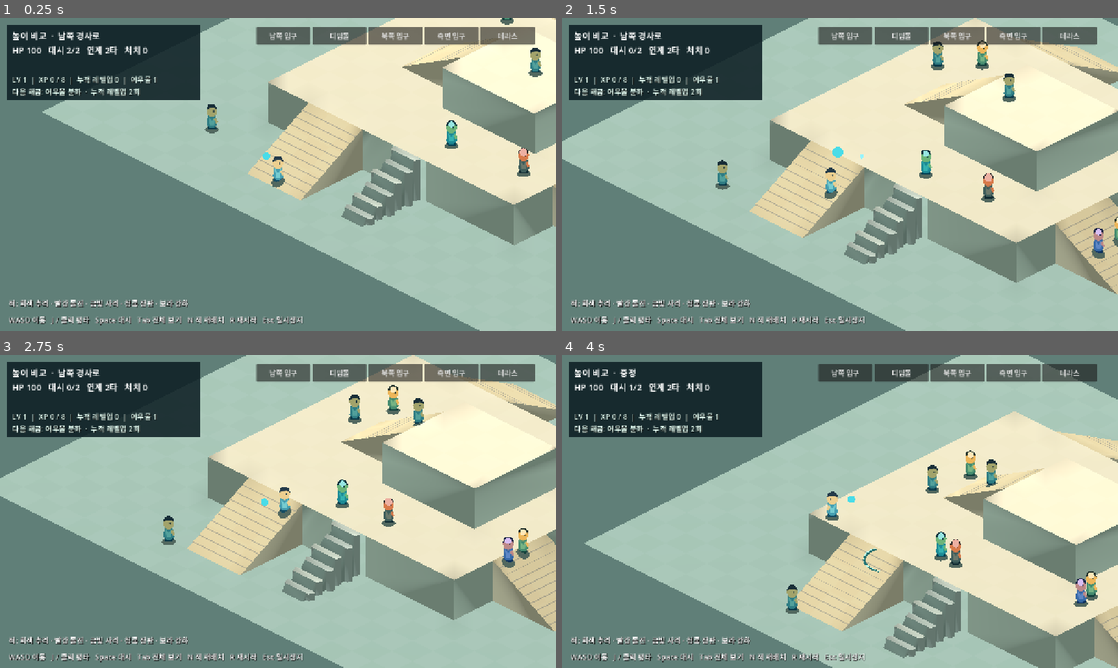
Above: before the commit, frames 1-4 (two rows, left to right).
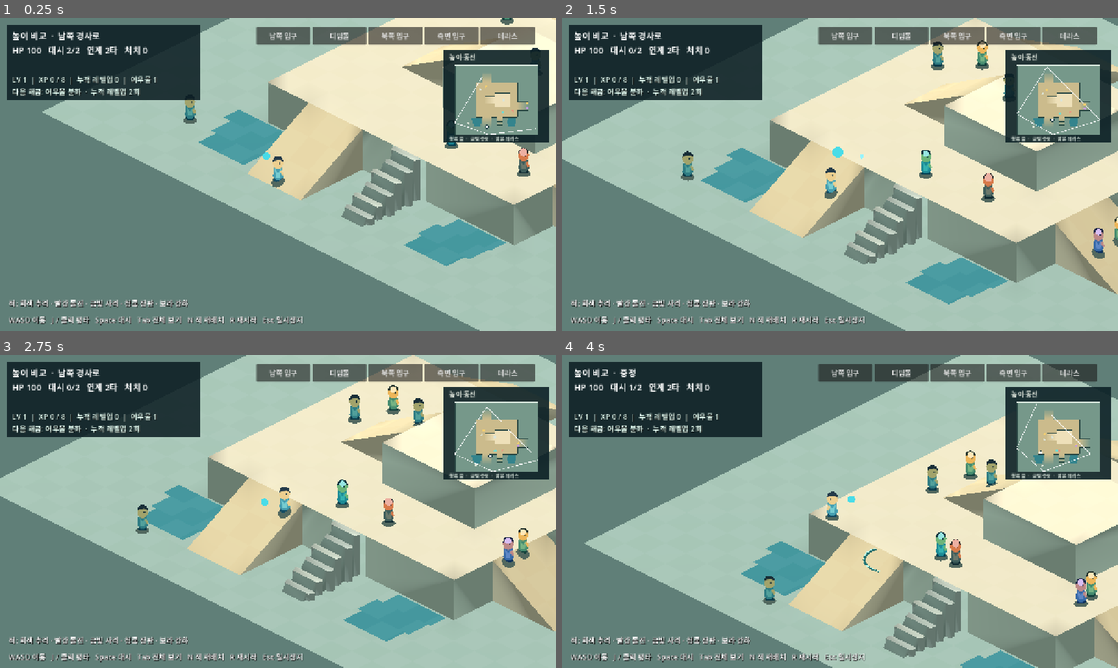
Above: after the commit, the same moments.

Repository: noru358/new-game
Game: Godot game, scene res://game/hybrid_height.tscn
The game is run twice, just before and just after one commit, with the same random seed, the same clock (stepped at 60 frames per second) and the same inputs. This scene is started directly instead of the project's main scene.
Inputs (mouse positions are in pixels of both pictures, inside the frame that each line leads up to):
- Up to frame 1 (0.25 s): no input
- Up to frame 2 (1.5 s): tap Enter at 0.5 s; move the mouse to (962, 158) at 0.52 s; hold D (move_right) 0.53-1.28 s; hold J (attack) 0.53-1.28 s; click (962, 158) at 0.67 s; tap Space (dash) at 0.8, 1.35 s; move the mouse to (728, 190) at 1.27 s; hold S (move_down) from 1.28 s (still down); click (728, 190) at 1.42 s
- Up to frame 3 (2.75 s): tap J (attack) at 1.55 s; move the mouse to (333, 442) at 2.02 s; release S (move_down) at 2.03 s; hold D (move_right) from 2.03 s (still down); hold J (attack) from 2.03 s (still down); click (333, 442) at 2.17 s; tap Space (dash) at 2.3 s
- Up to frame 4 (4 s): move the mouse to (812, 574) at 2.77 s; release D (move_right) at 2.78 s; release J (attack) at 2.78 s; hold W (move_up) 2.78-3.53 s; tap Space (dash) at 2.85 s; click (812, 574) at 2.92 s; tap J (attack) at 3.05 s; move the mouse to (1006, 558) at 3.52 s; hold A (move_left) from 3.53 s (still down); hold Space (dash) from 3.53 s (still down); tap 1 at 3.6 s; click (1006, 558) at 3.67 s

The runs differ from the first frame. In frame 1, 8.5% of the frame differs, in the area x 33-100%, y 0-80%; in frame 2, 9.0%; in frame 3, 9.1%, in the area x 24-100%, y 8-92%; in frame 4, 7.9%.

Commit message:
Build hybrid court water routes and minimap

Diff:
--- a/game/hybrid_height.gd
+++ b/game/hybrid_height.gd
@@ -4,11 +4,12 @@
 const PlayerScene = preload("res://game/player.tscn")
 const EnemyScene = preload("res://game/enemy.tscn")
 const GrowthScript = preload("res://game/run_growth.gd")
+const MinimapScript = preload("res://game/hybrid_minimap.gd")
 const ActorTexture = preload("res://game/hybrid_actor.svg")
 const COMBAT_CAMERA_SIZE := 10.8
 const OVERVIEW_CAMERA_SIZE := 30.0
 const ACTOR_CLEARANCE := 30.0
-const ENEMY_POINTS := [Vector2(480, 1660), Vector2(720, 680), Vector2(1430, 1000), Vector2(1700, 1320), Vector2(2100, 1100), Vector2(890, 600), Vector2(1380, 1360), Vector2(2100, 1240)]
+const ENEMY_POINTS := [Vector2(390, 1660), Vector2(720, 680), Vector2(1430, 1000), Vector2(1700, 1320), Vector2(2100, 1100), Vector2(890, 600), Vector2(1380, 1360), Vector2(2100, 1240)]
 const ENEMY_ROLES := [TrainingEnemy.Role.FRAGMENT, TrainingEnemy.Role.FRAGMENT, TrainingEnemy.Role.FRAGMENT, TrainingEnemy.Role.BEAST, TrainingEnemy.Role.LAMP, TrainingEnemy.Role.LAMP, TrainingEnemy.Role.ZONE, TrainingEnemy.Role.SUPPORT]
 const ENEMY_HEALTH := [22.0, 22.0, 22.0, 45.0, 30.0, 30.0, 32.0, 36.0]
 var terrain := Terrain.new()
@@ -34,6 +35,7 @@
 var warning_vertex_count := 0
 var seal_visual: MeshInstance3D
 var hud: Label
+var minimap: Control
 var pause_label: Label
 var pause_backdrop: ColorRect
 var overview := false
@@ -48,7 +50,7 @@
 var current_attack_direction := Vector2.RIGHT
 
 func _ready() -> void:
-	get_window().title = "Loop Conquest — Hybrid Height v06"
+	get_window().title = "Loop Conquest — Hybrid Court v07"
 	process_mode = Node.PROCESS_MODE_ALWAYS
 	process_physics_priority = 100
 	_register_inputs()
@@ -61,7 +63,7 @@
 	var obstacles: Array = []
 	for area in terrain.barriers():
 		var block := TempleBlock.new()
-		block.setup(area, false)
+		block.setup(area, terrain.water_areas.has(area))
 		simulation.add_child(block)
 		obstacles.append(block)
 	navigation.agent_radius = ACTOR_CLEARANCE
@@ -136,7 +138,7 @@
 	get_window().focus_exited.connect(func():
 		if not growth.choosing: _set_paused(true)
 	)
-	print("Hybrid height v06 ready: automatic XP, clear warnings, slope pull and facing wisps")
+	print("Hybrid court v07 ready: water approaches, height minimap and clear ramps")
 
 func _register_inputs() -> void:
 	var keys := {"move_left": KEY_A, "move_right": KEY_D, "move_up": KEY_W, "move_down": KEY_S, "attack": KEY_J, "dash": KEY_SPACE}
@@ -238,6 +240,8 @@
 	var st := SurfaceTool.new()
 	st.begin(Mesh.PRIMITIVE_TRIANGLES)
 	_top(st, Rect2(Vector2.ZERO, Terrain.SIZE), func(_p): return 0.0, Color("93afa1"))
+	for water in terrain.water_areas:
+		_top(st, water, func(_p): return 1.0, Color("39858b"))
 	for plateau in terrain.plateaus:
 		var elevation := func(_p): return plateau.height
 		_top(st, plateau.area, elevation, Color("d6cfb1") if plateau.height == 160 else Color("e7ddbd"))
@@ -249,13 +253,6 @@
 		var elevation := func(p): return terrain.ramp_height(ramp, p)
 		_top(st, ramp.area, elevation, Color("c9bb91"))
 		_sides(st, ramp.area, elevation, minf(ramp.from, ramp.to), Color("8c8e77"), {}, ["north", "south"] if ramp.axis == 1 else ["west", "east"])
-		# Thin transverse bands follow the inclined surface; they are not flat diamonds.
-		var area: Rect2 = ramp.area
-		for i in range(1, 10):
-			var band := area
-			band.position[ramp.axis] += area.size[ramp.axis] * float(i) / 10.0
-			band.size[ramp.axis] = 3
-			_top(st, band, func(p): return terrain.ramp_height(ramp, p) + 0.5, Color("9a957f"))
 	st.generate_normals()
 	terrain_mesh = MeshInstance3D.new()
 	terrain_mesh.mesh = st.commit()
@@ -752,6 +749,11 @@
 	hud.position = Vector2(28, 25)
 	hud.add_theme_font_size_override("font_size", 20)
 	canvas.add_child(hud)
+	minimap = MinimapScript.new()
+	minimap.position = Vector2(1022, 74)
+	minimap.size = Vector2(242, 213)
+	minimap.setup(self)
+	canvas.add_child(minimap)
 	var help := Label.new()
 	help.text = "WASD 이동   J / 클릭 평타   Space 대시   Tab 전체 보기   N 적 재배치   R 재시작   Esc 일시정지"
 	help.position = Vector2(20, 681)
--- /dev/null
+++ b/game/hybrid_minimap.gd
@@ -0,0 +1,111 @@
+class_name HybridMinimap
+extends Control
+
+const Terrain = preload("res://game/hybrid_terrain.gd")
+
+var arena: Node3D
+var refresh_time := 0.0
+
+
+func setup(new_arena: Node3D) -> void:
+	arena = new_arena
+	mouse_filter = Control.MOUSE_FILTER_IGNORE
+	clip_contents = true
+
+
+func _process(delta: float) -> void:
+	refresh_time -= delta
+	if refresh_time <= 0.0:
+		refresh_time = 0.08
+		queue_redraw()
+
+
+func _draw() -> void:
+	if not is_instance_valid(arena):
+		return
+	var map := _map_bounds()
+	draw_rect(Rect2(Vector2.ZERO, size), Color(0.05, 0.13, 0.15, 0.91))
+	draw_string(get_theme_default_font(), Vector2(12, 22), "높이·동선", HORIZONTAL_ALIGNMENT_LEFT, -1, 15, Color("e9eee4"))
+	draw_rect(map, Color("76988a"))
+	for water in arena.terrain.water_areas:
+		_draw_world_rect(water, Color("34848d"))
+	for plateau in arena.terrain.plateaus:
+		_draw_world_rect(plateau.area, _height_color(plateau.height))
+	for ramp in arena.terrain.ramps:
+		var area: Rect2 = ramp.area
+		var pieces: int = Terrain.STONE_COUNT if ramp.get("kind", "") == "stepping_stones" else 10
+		for i in pieces:
+			var piece := area
+			piece.position[ramp.axis] += area.size[ramp.axis] * float(i) / pieces
+			piece.size[ramp.axis] = area.size[ramp.axis] / pieces
+			var middle := piece.get_center()
+			_draw_world_rect(piece, _height_color(arena.terrain.ramp_height(ramp, middle)))
+		if ramp.get("kind", "") == "stepping_stones":
+			for i in range(1, Terrain.STONE_COUNT):
+				var seam := area.position.y + area.size.y * float(i) / Terrain.STONE_COUNT
+				_draw_world_line(Vector2(area.position.x, seam), Vector2(area.end.x, seam), Color("244742"), 1.1)
+	for barrier in arena.terrain.barriers():
+		if arena.terrain.water_areas.has(barrier):
+			continue
+		_draw_world_rect(barrier, Color("294743"), 1.4)
+	var footprint := camera_ground_footprint()
+	if footprint.size() == 4:
+		for i in 4:
+			_draw_world_line(footprint[i], footprint[(i + 1) % 4], Color(1.0, 1.0, 1.0, 0.9), 1.4)
+	for actor in arena.actors:
+		if not actor is TrainingEnemy or not is_instance_valid(actor) or actor.is_queued_for_deletion() or actor.health <= 0.0:
+			continue
+		var color := Color("e89681") if actor.role == TrainingEnemy.Role.BEAST else Color("f2ce71") if actor.role == TrainingEnemy.Role.LAMP else Color("71dcd3") if actor.role == TrainingEnemy.Role.ZONE else Color("c59adf") if actor.role == TrainingEnemy.Role.SUPPORT else Color("dce4d7")
+		draw_circle(_map_point(actor.global_position), 2.7, color)
+	if is_instance_valid(arena.player):
+		draw_circle(_map_point(arena.player.global_position), 4.7, Color("203f44"))
+		draw_circle(_map_point(arena.player.global_position), 3.2, Color.WHITE)
+	draw_rect(map, Color("dceae0"), false, 1.5)
+	draw_string(get_theme_default_font(), Vector2(12, 208), "청록 물  ·  금빛 중정  ·  밝은 테라스", HORIZONTAL_ALIGNMENT_LEFT, -1, 11, Color("d8e5dc"))
+
+
+func _map_bounds() -> Rect2:
+	var scale: float = minf((size.x - 24.0) / Terrain.SIZE.x, (size.y - 53.0) / Terrain.SIZE.y)
+	var extent: Vector2 = Terrain.SIZE * scale
+	return Rect2(Vector2((size.x - extent.x) * 0.5, 34.0), extent)
+
+
+func _map_point(point: Vector2) -> Vector2:
+	var map := _map_bounds()
+	return map.position + Vector2(point.x / Terrain.SIZE.x * map.size.x, point.y / Terrain.SIZE.y * map.size.y)
+
+
+func _draw_world_rect(world: Rect2, color: Color, minimum_width: float = 0.0) -> void:
+	var first := _map_point(world.position)
+	var last := _map_point(world.end)
+	draw_rect(Rect2(first, Vector2(maxf(last.x - first.x, minimum_width), maxf(last.y - first.y, minimum_width))), color)
+
+
+func _draw_world_line(first: Vector2, last: Vector2, color: Color, width: float) -> void:
+	var map := _map_bounds()
+	var a := _map_point(first).clamp(map.position, map.end)
+	var b := _map_point(last).clamp(map.position, map.end)
+	if a.distance_squared_to(b) > 0.01:
+		draw_line(a, b, color, width)
+
+
+func _height_color(height: float) -> Color:
+	if height <= 160.0:
+		return Color("76988a").lerp(Color("cbbb8c"), clampf(height / 160.0, 0.0, 1.0))
+	return Color("cbbb8c").lerp(Color("eee0b9"), clampf((height - 160.0) / 160.0, 0.0, 1.0))
+
+
+func camera_ground_footprint() -> PackedVector2Array:
+	var result := PackedVector2Array()
+	if not is_instance_valid(arena) or not is_instance_valid(arena.camera) or not is_instance_valid(arena.player):
+		return result
+	var view: Vector2 = get_viewport_rect().size
+	var plane_y: float = arena.terrain.height_at(arena.player.global_position) * Terrain.SCALE
+	for pixel in [Vector2.ZERO, Vector2(view.x, 0.0), view, Vector2(0.0, view.y)]:
+		var origin: Vector3 = arena.camera.project_ray_origin(pixel)
+		var direction: Vector3 = arena.camera.project_ray_normal(pixel)
+		if absf(direction.y) < 0.001:
+			return PackedVector2Array()
+		var world: Vector3 = origin + direction * ((plane_y - origin.y) / direction.y)
+		result.append(Vector2(world.x, world.z) / Terrain.SCALE)
+	return result
--- a/game/hybrid_terrain.gd
+++ b/game/hybrid_terrain.gd
@@ -19,6 +19,16 @@
 	{"area": Rect2(1800, 1050, 300, 260), "axis": 0, "from": 160.0, "to": 0.0, "name": "측면 경사로"},
 	{"area": Rect2(850, 900, 300, 200), "axis": 0, "from": 160.0, "to": 320.0, "name": "테라스 경사로"},
 	{"area": Rect2(1210, 1500, 160, 280), "axis": 1, "from": 160.0, "to": 0.0, "name": "디딤돌", "kind": "stepping_stones"}
+]
+# Deep water frames the southern ramp and stones without closing either
+# stone-side corner. Both channels end before the south edge of the lowland.
+var water_areas := [
+	Rect2(470, 1510, 290, 75),
+	Rect2(505, 1585, 255, 95),
+	Rect2(530, 1680, 220, 90),
+	Rect2(1540, 1510, 230, 75),
+	Rect2(1510, 1585, 250, 95),
+	Rect2(1530, 1680, 210, 90)
 ]
 
 func ramp_height(ramp: Dictionary, point: Vector2) -> float:
@@ -53,6 +63,8 @@
 
 func barriers() -> Array[Rect2]:
 	var result: Array[Rect2] = []
+	for water in water_areas:
+		result.append(water)
 	for plateau in plateaus:
 		var a: Rect2 = plateau.area
 		for side in ["north", "south", "west", "east"]:
--- a/project.godot
+++ b/project.godot
@@ -13,7 +13,7 @@
 config/name="Loop Conquest - 1F Temple Region Prototype"
 run/main_scene="res://game/temple_region.tscn"
 run/main_scene.hybrid_height="res://game/hybrid_height.tscn"
-config/name.hybrid_height="Loop Conquest - Hybrid Height v06"
+config/name.hybrid_height="Loop Conquest - Hybrid Court v07"
 config/features=PackedStringArray("4.6", "GL Compatibility")
 
 [display]
--- a/tests/verify_hybrid_height.gd
+++ b/tests/verify_hybrid_height.gd
@@ -39,7 +39,20 @@
 			actor.set_physics_process(false)
 			enemies.append(actor)
 	scene.player.hurt_immunity = 1000.0
+	_check(scene.minimap is HybridMinimap and scene.minimap._map_point(Vector2.ZERO).x > 0.0, "height lab includes a terrain-based minimap")
+	var first_view: PackedVector2Array = scene.minimap.camera_ground_footprint()
+	_check(first_view.size() == 4 and first_view[0].distance_to(first_view[2]) > 100.0, "minimap derives the visible ground footprint from the actual 3D camera")
+	var first_center: Vector2 = (first_view[0] + first_view[2]) * 0.5
+	scene.teleport(Vector2(2080, 1180))
+	await _frames(2)
+	var moved_view: PackedVector2Array = scene.minimap.camera_ground_footprint()
+	var moved_center: Vector2 = (moved_view[0] + moved_view[2]) * 0.5
+	_check(moved_center.distance_to(first_center) > 400.0, "minimap viewport follows a teleport across the terrain")
 	_check(scene.terrain.height_at(Vector2(300, 300)) == 0 and scene.terrain.height_at(Vector2(700, 700)) == 160 and scene.terrain.height_at(Vector2(1300, 1000)) == 320, "lowland, courtyard and terrace have distinct heights")
+	_check(not scene.clear_attack(Vector2(420, 1640), Vector2(800, 1640)) and scene.clear_attack(Vector2(420, 1850), Vector2(800, 1850)), "southern water blocks the direct route but leaves a dry lowland detour")
+	_check(not scene.clear_attack(Vector2(1480, 1650), Vector2(1780, 1650)) and scene.clear_attack(Vector2(1480, 1850), Vector2(1780, 1850)), "eastern water also has a lower dry detour")
+	var around_water: PackedVector2Array = scene.navigation.find_path(Vector2(420, 1640), Vector2(880, 1640))
+	_check(around_water.size() > 2 and around_water[1].y > 1670.0, "enemy navigation routes around the same deep-water footprint shown on the map: %s" % [around_water])
 	_check(is_equal_approx(scene.terrain.height_at(Vector2(930, 350)), 80) and is_equal_approx(scene.terrain.height_at(Vector2(1000, 1000)), 240), "both levels interpolate continuously on ramps")
 	for route in [[Vector2(930, 1850), Vector2.UP, 120], [Vector2(930, 150), Vector2.DOWN, 100], [Vector2(2200, 1180), Vector2.LEFT, 100]]:
 		scene.teleport(route[0])
@@ -110,6 +123,14 @@
 	target.set_physics_process(true)
 	await _frames(150)
 	_check(target.position.y > 350 and scene.terrain.height_at(target.position) > 60, "existing 2D enemy navigation ascends northern ramp")
+	scene.teleport(Vector2(900, 1620))
+	target.position = Vector2(420, 1640)
+	target.velocity = Vector2.ZERO
+	target.knockback = Vector2.ZERO
+	target.navigation_path.clear()
+	target.navigation_repath_time = 0.0
+	await _frames(700)
+	_check(target.position.distance_to(scene.player.position) < 150.0, "pursuer follows the dry southern detour around deep water: %s" % target.position)
 	scene._set_paused(true)
 	var paused_position := target.position
 	await _frames(10)
Not shown, added: game/hybrid_minimap.gd.uid
Not shown, changed: DEV_STATUS.md
Not shown, changed: HYBRID_REINTEGRATION_CHECKLIST.md
Not shown, changed: LOOP_CONQUEST_MASTER.md
Not shown, changed: README.md
